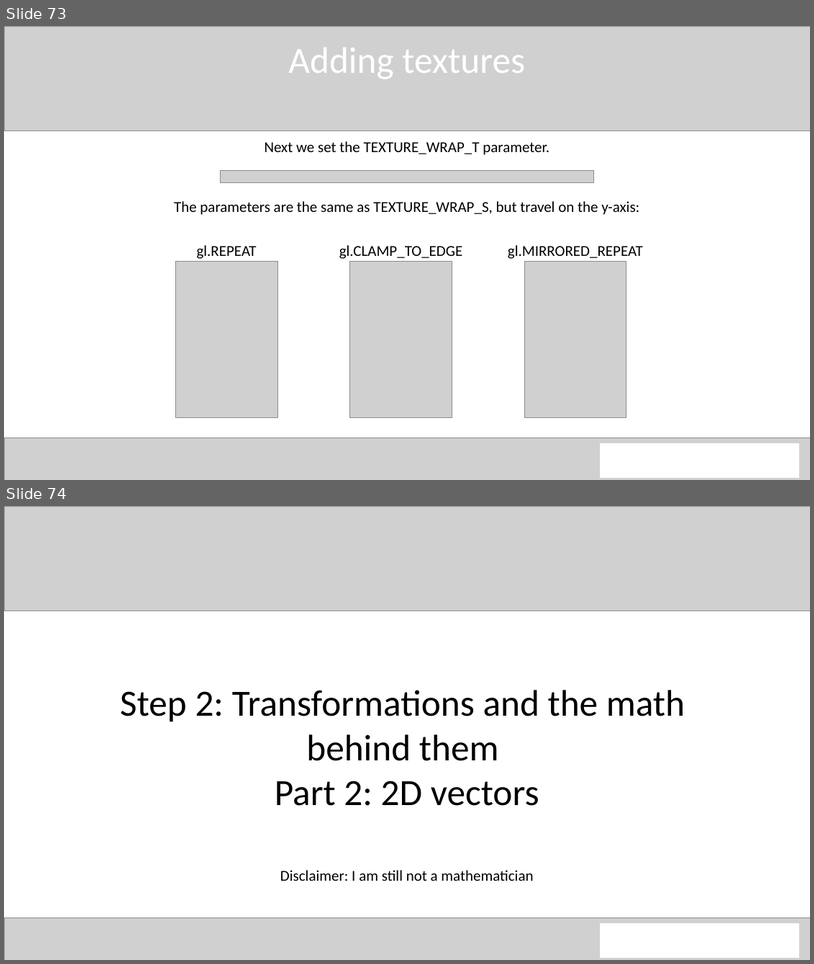
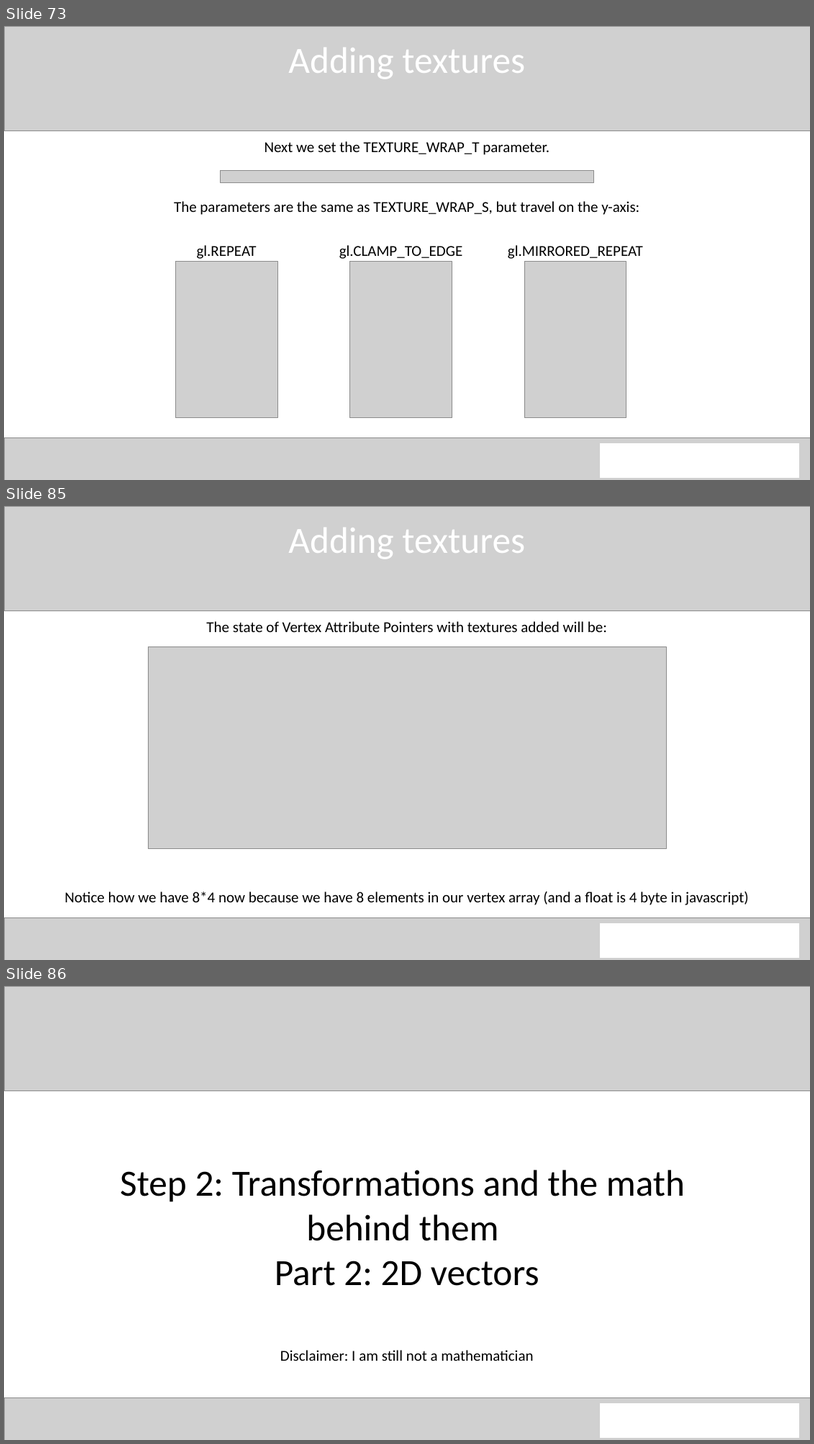
Before and after one commit to QuincyJacobs/WebGLTutorial, a slide deck: Presentation/Presentation WebGL.pptx. Shown one above the other, each under a label of ours: slides 73 and 74 before the commit, slides 73, 85 and 86 after it; the slides between them are not shown. The pictures are 814x964 and 814x1444 pixels, drawn with LibreOffice and Linux fonts; fonts in the diff are those of the drawing; grey boxes stand for pictures. Boxes give left, top, right and bottom in pixels: in the first picture for what was removed or moved away, otherwise in the second. Text is boxed around its words. In the diff, an @@ line names an element or a change of style, - is before the commit and + after.

Commit message:
Powerpoint update
Almost finished up the texture part. This accompanies Example 4

```diff
--- a/Presentation/Presentation WebGL.pptx
+++ b/Presentation/Presentation WebGL.pptx
@@ slide 85 added at (4, 506, 810, 960), background #FFFFFF @@
@@ picture added at (4, 506, 810, 611) @@
@@ text added at (288, 528, 525, 559), 44 pt, text #FFFFFF @@
+Adding textures
@@ text added at (206, 621, 607, 632), 18 pt, text #000000 @@
+The state of Vertex Attribute Pointers with textures added will be:
@@ picture added at (148, 646, 666, 849) @@
@@ text added at (64, 891, 749, 905), 18 pt, text #000000 @@
+Notice how we have 8*4 now because we have 8 elements in our vertex array (and a float is 4 byte in javascript)
@@ picture added at (4, 917, 810, 960) @@
@@ rectangle added at (600, 924, 800, 957), fill #FFFFFF, outline #FFFFFF 1 pt @@
@@ what was slide 74 is now slide 86 @@
```
Also in this commit, not shown: 11 other slides added.
